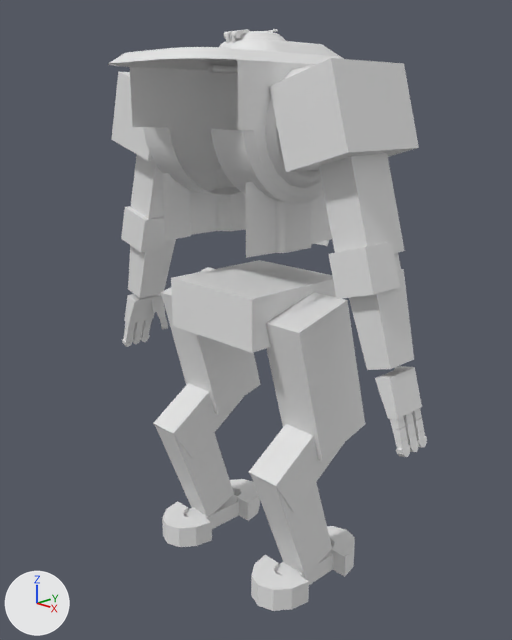
Before and after pictures for a commit that changed the Blender file Finch.blend.
One viewpoint serves both versions: a camera (50 mm lens) standing at (3.49, -3.31, 3.31) and looking at (-0.07, 0.16, 1.83). Lighting does not change. The marker at lower left points along +X, +Y and +Z. The first picture is the older version.
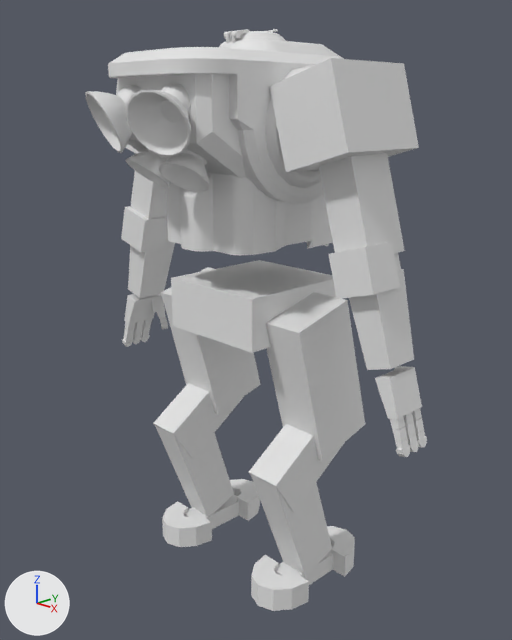
Location of each change, (x1, y1, x2, y2) in pixels of the pictures (512 x 640 px):
```json
{"object": "Plane.002", "change": "reshaped", "before": [163, 169, 332, 258], "after": [166, 173, 333, 255], "on screen": "8% shorter"}
{"object": "Roundcube", "change": "added", "after": [85, 83, 191, 157]}
{"object": "Plane.005", "change": "added", "after": [118, 74, 246, 178]}
{"object": "Roundcube.002", "change": "now drawn", "after": [125, 149, 210, 192]}
{"part": 1, "of": "me_plane_001", "change": "built on", "before": [130, 59, 317, 130], "after": [108, 58, 317, 130]}
{"object": "Cube.002", "change": "unchanged, covered by the edit", "before": [111, 72, 153, 161], "after": [116, 80, 140, 154]}
```

Scene script edits in JSON lines:
```json
{"block": "me_plane_001", "where": "# used by ob_plane_001; location = (0.0, -0.203, 3.612)"}
{"op": "remove", "block": "me_plane_001", "code": "me_plane_001.from_pydata(...)  # 203 vertices, 202 faces; spans x -0.55..0.5, y -0.65..0.87, z -0.88..0.02"}
{"op": "add", "block": "me_plane_001", "code": "me_plane_001.from_pydata(...)  # 212 vertices, 216 faces; spans x -0.55..0.5, y -0.65..0.87, z -0.88..0.02"}
{"block": "me_plane_001", "change": "me_plane_001 part 1"}
{"block": "me_plane_001", "change": "1 vertex is removed from x 0.5, y -0.34, z -0.42"}
{"block": "me_plane_001", "change": "1 face is deleted"}
{"block": "me_plane_001", "change": "4 vertices are added at (0.5, -0.34, -0.36), (0.2, -0.34, -0.12), (-0.24, -0.34, -0.12), (0.2, -0.34, -0.36)"}
{"block": "me_plane_001", "change": "6 new vertices lie (0.0, 0.0, -0.07) away from vertices in x -0.24..0.5, y -0.65..-0.34, z -0.05"}
{"block": "me_plane_001", "change": "15 new faces join them"}
{"block": "me_plane_005", "where": "# used by ob_plane_002; location = (0.0, 0.011, 2.665); scale = (1.0, 1.0, 1.59)"}
{"op": "remove", "block": "me_plane_005", "code": "me_plane_005.from_pydata(...)  # 36 vertices, 17 faces; spans x 0.001..0.466, y -0.405..0.581, z -0.193..0.142"}
{"op": "add", "block": "me_plane_005", "code": "me_plane_005.from_pydata(...)  # 57 vertices, 32 faces; spans x 0.001..0.466, y -0.526..0.581, z -0.194..0.166"}
{"block": "me_plane_005", "change": "me_plane_005 part 2"}
{"block": "me_plane_005", "change": "2 vertices are removed from x 0.403, y -0.405, z -0.142..0.142"}
{"block": "me_plane_005", "change": "1 face is deleted"}
{"block": "me_plane_005", "change": "4 vertices in x 0.293..0.378, y 0.179..0.516, z -0.142 move by (0.0, 0.0, -0.017)"}
{"block": "me_plane_005", "change": "10 vertices move from x 0.42..0.466, y -0.166..0.145, z -0.142..0.142 to x 0.42..0.466, y -0.166..0.145, z -0.136..0.166"}
{"block": "me_plane_005", "change": "17 vertices are added at x 0.001..0.403, y -0.526..-0.344, z -0.136..0.166"}
{"block": "me_plane_005", "change": "6 new vertices lie (0.0, 0.0, 0.302) away from vertices in x 0.141..0.403, y -0.436..-0.344, z -0.136"}
{"block": "me_plane_005", "change": "1 new face joins them"}
{"block": "me_plane_005", "change": "15 new faces join them, smooth"}
{"op": "add", "block": "me_plane_003", "code": ["me_plane_003 = bpy.data.meshes.new('Plane.003')", "me_plane_003.from_pydata(...)  # 21 vertices, 13 faces; spans x -0.434..0.432, y 0.0..0.708, z -0.386..0.225"]}
{"op": "add", "block": "me_roundcube", "code": ["me_roundcube = bpy.data.meshes.new('Roundcube')", "me_roundcube.from_pydata(...)  # 201 vertices, 201 faces; spans x -0.193..0.193, y -0.193..0.193, z -0.213..0.116"]}
{"op": "add", "block": "ob_plane_005", "code": ["ob_plane_005 = bpy.data.objects.new('Plane.005', me_plane_003)", "ob_plane_005.location = (0.0, -0.729, 3.296)", "_m = ob_plane_005.modifiers.new('Mirror', 'MIRROR')", "_m.use_bisect_axis = (True, False, False)"]}
{"op": "add", "block": "ob_roundcube", "code": ["ob_roundcube = bpy.data.objects.new('Roundcube', me_roundcube)", "ob_roundcube.location = (-0.201, -0.732, 3.324)", "ob_roundcube.rotation_euler = (-1.097, 0.143, -0.262)  # degrees (-63, 8.2, -15)", "ob_roundcube.scale = (1.03, 1.03, 1.03)", "_m = ob_roundcube.modifiers.new('Mirror', 'MIRROR')", "_m.mirror_object = ob_plane_001"]}
```
